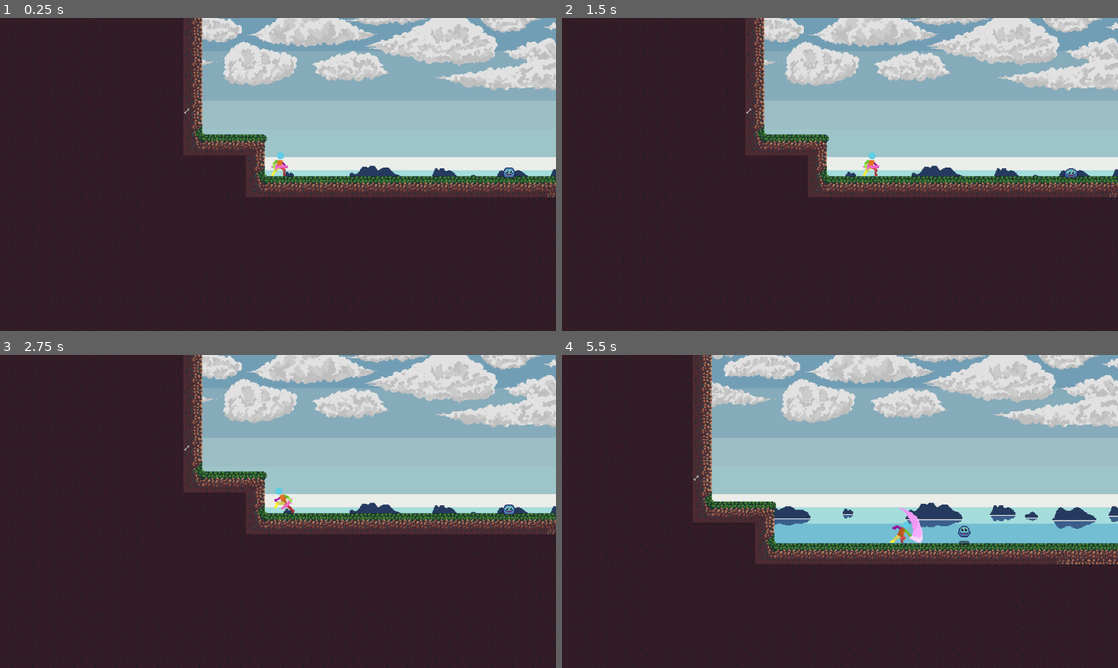
Above: before the commit, frames 1-4 (two rows, left to right).
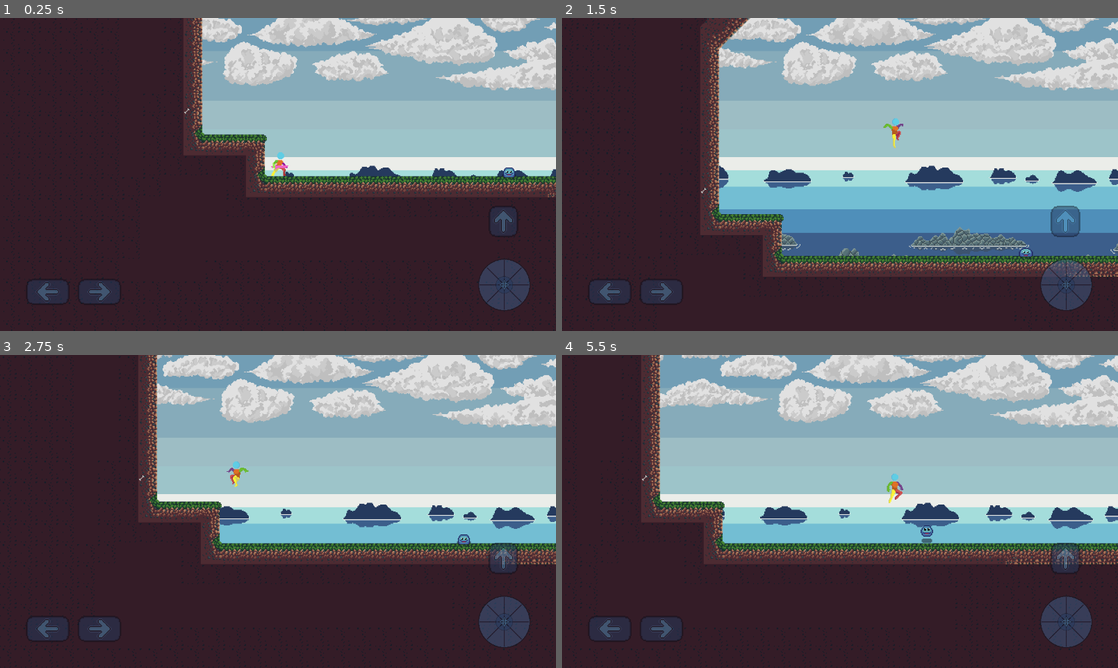
Above: after the commit, the same moments.

Repository: AngelI18/game_proyect_nexus_four
Game: Godot game, scene res://scenes/levels/test_level.tscn
The game is run twice, just before and just after one commit, with the same random seed, the same clock (stepped at 60 frames per second) and the same inputs.
Inputs (mouse positions are in pixels of both pictures, inside the frame that each line leads up to):
- Up to frame 1 (0.25 s): no input
- Up to frame 2 (1.5 s): move the mouse to (962, 158) at 0.52 s; hold Right (ui_right) 0.53-1.25 s; tap Q (attack) at 0.6 s; click (962, 158) at 0.67 s; tap Up (ui_up) at 0.77, 0.8, 1.07 s; drag from (728, 190) to (1073, 177) at 1.27 s
- Up to frame 3 (2.75 s): move the mouse to (333, 442) at 2.02 s; hold Left (ui_left) from 2.03 s (still down); tap Q (attack) at 2.1 s; click (333, 442) at 2.17 s; tap Up (ui_up) at 2.3 s
- Up to frame 4 (5.5 s): release Left (ui_left) at 2.75 s; drag from (812, 574) to (1073, 511) at 2.77 s; move the mouse to (1006, 558) at 3.52 s; hold Right (ui_right) 3.53-4.25 s; tap Up (ui_up) at 3.6, 3.77, 4.07, 5.3 s; click (1006, 558) at 3.67 s; drag from (673, 464) to (756, 433) at 4.27 s; move the mouse to (867, 511) at 5.02 s; hold Right (ui_right) from 5.03 s (still down); tap Q (attack) at 5.1 s; click (867, 511) at 5.17 s

The runs differ from the first frame. In frame 1, 2.3% of the frame differs, in the area x 5-96%, y 60-94%; in frame 2, 35%, in the area x 0-100%, y 0-100%; in frame 3, 24%; in frame 4, 18%.

Commit message:
se añade sistema hud-controles tactiles iniciales

Diff:
--- a/project.godot
+++ b/project.godot
@@ -32,6 +32,10 @@
 ]
 }
 
+[input_devices]
+
+pointing/emulate_touch_from_mouse=true
+
 [rendering]
 
 textures/canvas_textures/default_texture_filter=0
--- a/scenes/levels/test_level.tscn
+++ b/scenes/levels/test_level.tscn
@@ -1,9 +1,10 @@
-[gd_scene load_steps=7 format=3 uid="uid://dymk3gekb17o"]
+[gd_scene load_steps=8 format=3 uid="uid://dymk3gekb17o"]
 
 [ext_resource type="PackedScene" uid="uid://cxtrnhx07y64i" path="res://scenes/environment/parallax_backgrounds/sea.tscn" id="1_fr1um"]
 [ext_resource type="PackedScene" uid="uid://ccg021l8va1nb" path="res://scenes/charactes/player/player.tscn" id="1_jbqir"]
 [ext_resource type="Texture2D" uid="uid://bovpvkaxv4apr" path="res://assets/environment/tilesets/terreno-tierra-pasto.png" id="2_yautc"]
 [ext_resource type="PackedScene" uid="uid://do6i7mtwk50p1" path="res://scenes/charactes/enemies/enemy.tscn" id="4_v45ci"]
+[ext_resource type="PackedScene" uid="uid://dyh5kfftkhqjp" path="res://scenes/ui/hud.tscn" id="5_48ne7"]
 
 [sub_resource type="TileSetAtlasSource" id="TileSetAtlasSource_fr1um"]
 texture = ExtResource("2_yautc")
@@ -140,3 +141,5 @@
 
 [node name="Enemy" parent="." instance=ExtResource("4_v45ci")]
 position = Vector2(341, 67)
+
+[node name="HUD" parent="." instance=ExtResource("5_48ne7")]
--- /dev/null
+++ b/scenes/ui/hud.tscn
@@ -0,0 +1,72 @@
+[gd_scene load_steps=8 format=3 uid="uid://dyh5kfftkhqjp"]
+
+[ext_resource type="Script" uid="uid://y1tsg6rcnan1" path="res://scripts/ui/hud/hud.gd" id="1_bo48s"]
+[ext_resource type="Texture2D" uid="uid://qlv74o4poatw" path="res://assets/ui/hud/left.png" id="2_8qguk"]
+[ext_resource type="Texture2D" uid="uid://mqm603mwvxk" path="res://assets/ui/hud/right.png" id="3_136eg"]
+[ext_resource type="Texture2D" uid="uid://dt1nwm1sn7ryo" path="res://assets/ui/hud/jump.png" id="4_8qguk"]
+[ext_resource type="Script" uid="uid://crgd2moncm7s1" path="res://scripts/ui/hud/joystick_attack.gd" id="5_136eg"]
+[ext_resource type="Texture2D" uid="uid://dgbvj6x27jgfa" path="res://assets/ui/hud/joystick_base.png" id="6_gss2c"]
+[ext_resource type="Texture2D" uid="uid://c4dyonhr2u62t" path="res://assets/ui/hud/joystick.png" id="7_h022r"]
+
+[node name="HUD" type="CanvasLayer"]
+script = ExtResource("1_bo48s")
+
+[node name="Control" type="Control" parent="."]
+layout_mode = 3
+anchors_preset = 15
+anchor_right = 1.0
+anchor_bottom = 1.0
+grow_horizontal = 2
+grow_vertical = 2
+
+[node name="left" type="TouchScreenButton" parent="Control"]
+position = Vector2(63, 536)
+texture_normal = ExtResource("2_8qguk")
+action = "ui_left"
+
+[node name="right" type="TouchScreenButton" parent="Control"]
+position = Vector2(220, 529)
+texture_normal = ExtResource("3_136eg")
+action = "ui_right"
+
+[node name="jump" type="TouchScreenButton" parent="Control"]
+position = Vector2(1084, 304)
+texture_normal = ExtResource("4_8qguk")
+action = "ui_up"
+
+[node name="joystick_attack" type="Control" parent="Control" groups=["attack_joystick"]]
+layout_mode = 1
+anchors_preset = 3
+anchor_left = 1.0
+anchor_top = 1.0
+anchor_right = 1.0
+anchor_bottom = 1.0
+offset_left = -1280.0
+offset_top = -720.0
+offset_right = -1280.0
+offset_bottom = -720.0
+grow_horizontal = 0
+grow_vertical = 0
+size_flags_horizontal = 4
+script = ExtResource("5_136eg")
+
+[node name="base" type="TextureRect" parent="Control/joystick_attack"]
+layout_mode = 0
+offset_right = 120.0
+offset_bottom = 120.0
+texture = ExtResource("6_gss2c")
+stretch_mode = 3
+
+[node name="stick" type="TextureRect" parent="Control/joystick_attack"]
+layout_mode = 0
+offset_right = 40.0
+offset_bottom = 40.0
+texture = ExtResource("7_h022r")
+stretch_mode = 3
+
+[connection signal="pressed" from="Control/left" to="." method="_on_left_pressed"]
+[connection signal="released" from="Control/left" to="." method="_on_left_released"]
+[connection signal="pressed" from="Control/right" to="." method="_on_right_pressed"]
+[connection signal="released" from="Control/right" to="." method="_on_right_released"]
+[connection signal="pressed" from="Control/jump" to="." method="_on_jump_pressed"]
+[connection signal="released" from="Control/jump" to="." method="_on_jump_released"]
--- a/scripts/player/player.gd
+++ b/scripts/player/player.gd
@@ -25,6 +25,14 @@
 var attack_ip = false
 var direction = 0
 
+func _ready():
+	var joystick = get_tree().get_first_node_in_group("attack_joystick")
+	if joystick:
+		joystick.attack_triggered.connect(_on_joystick_attack_triggered)
+		print("Joystick conectado!")
+	else:
+		print("Joystick no encontrado")
+
 func _physics_process(delta: float) -> void:
 	direction = 0
 	# Gravedad
@@ -46,8 +54,7 @@
 				jump_less -= 1
 			elif jump_less == 0:
 				can_double_jump = false
-		elif Input.is_action_just_pressed("attack") and is_on_floor():
-			attack()
+
 		elif Input.is_action_pressed("ui_left"):
 			direction = -1
 		elif Input.is_action_pressed("ui_right"):
@@ -161,3 +168,12 @@
 
 func _on_invulnerability_timer_timeout() -> void:
 	is_invulnerable = false
+
+func _on_joystick_attack_triggered(direction_attack: Vector2):
+	if is_on_floor() and !attack_ip and !is_taking_damage:
+		# Aplicar flip según dirección del joystick
+		if direction_attack.x < -0.3:
+			$AnimatedSprite2D.flip_h = true  # Izquierda
+		elif direction_attack.x > 0.3:
+			$AnimatedSprite2D.flip_h = false  # Derecha
+		attack()
--- /dev/null
+++ b/scripts/ui/hud/hud.gd
@@ -0,0 +1,52 @@
+extends CanvasLayer
+
+#iniciar algunas variable para evitar uso continuo de $
+@onready var left_button = $Control/left
+@onready var right_button = $Control/right
+@onready var jump_button = $Control/jump
+@onready var joystick = $Control/joystick_attack
+
+#obtener informacion de resolucion
+@onready var viewport_size = get_viewport().get_visible_rect().size
+
+func _ready() -> void:
+	#iniciar con transparencia
+	left_button.modulate = Color(1,1,1,0.5)
+	right_button.modulate = Color(1,1,1,0.5)
+	jump_button.modulate = Color(1,1,1,0.5)
+	#iniciar posiciones de botones
+	_position_controls()
+
+#definir posicion de botones por porcentaje en pantalla para compatibilidad en distintas pantallas
+func _position_controls():
+	var screen_width = viewport_size.x
+	var screen_height = viewport_size.y
+
+	left_button.position = Vector2(screen_width * 0.047, screen_height * 0.833)
+	right_button.position = Vector2(screen_width * 0.14, screen_height * 0.833)
+	jump_button.position = Vector2(screen_width*0.879,screen_height*0.6)
+	joystick.position = Vector2(screen_width*0.86,screen_height*0.77)
+
+#quitar transparencia de left_button
+func _on_left_pressed() -> void:
+	left_button.modulate =  Color(1,1,1,1)
+
+#poner transparencia de left_button
+func _on_left_released() -> void:
+	left_button.modulate = Color(1,1,1,0.5)
+
+#quitar transparencia de right_button
+func _on_right_pressed() -> void:
+	right_button.modulate = Color(1,1,1,1)
+
+#poner transparencia de left_button
+func _on_right_released() -> void:
+	right_button.modulate = Color(1,1,1,0.5)
+
+#quitar transparencia de jump_button
+func _on_jump_pressed() -> void:
+	jump_button.modulate = Color(1,1,1,1)
+
+#poner transparencia de jump_button
+func _on_jump_released() -> void:
+	jump_button.modulate = Color(1,1,1,0.5)
--- /dev/null
+++ b/scripts/ui/hud/joystick_attack.gd
@@ -0,0 +1,99 @@
+extends Control
+
+signal attack_triggered(direction: Vector2)
+signal direction_changed(direction: Vector2)
+
+@onready var base = $base
+@onready var stick = $stick
+
+var is_pressed := false
+var center_pos := Vector2.ZERO
+var max_distance := 0 #radio de la base, en _ready() se define
+var current_direction := Vector2.ZERO
+var dead_zone :=0.15 #para la presiciond el la gente
+
+func _ready() -> void:
+	base.position = Vector2.ZERO
+	var base_texture_size = base.texture.get_size()
+	#joystick toma tamaño de la base
+	custom_minimum_size = base.size
+	size = base.size
+
+	center_pos = center_pos + (base.size/2)
+	#transparencia para stick y base
+	stick.modulate = Color(1,1,1,0.5)
+	base.modulate = Color(1,1,1,0.5)
+
+	#radio maximo que usara el stick
+	max_distance = (base.size.x/2)*0.95 #uso del 95 porciento de la base
+
+	await get_tree().process_frame
+	var tween = create_tween()
+	tween.tween_property(stick, "position", center_pos - (stick.size / 2), 0.0)
+
+func _input(event):
+	if event is InputEventScreenTouch:
+		if event.pressed and _is_point_inside(event.position):
+			_on_touch_start(event.position)
+		elif !event.pressed and is_pressed:
+			_on_touch_end()
+
+	if event is InputEventScreenDrag and is_pressed:
+		_on_touch_drag(event.position)
+
+func _on_touch_start(touch_pos : Vector2):
+	is_pressed = true
+	stick.modulate = Color(1,1,1,1)
+	base.modulate = Color(1,1,1,1)
+	_update_stick_position(touch_pos)
+
+func _on_touch_drag(touch_pos: Vector2):
+	_update_stick_position(touch_pos)
+
+func _on_touch_end():
+	is_pressed = false
+
+	if current_direction.length() > dead_zone:
+		emit_signal("attack_triggered", current_direction)
+
+	var tween = create_tween()
+	tween.set_parallel(true)
+	tween.tween_property(stick, "position",center_pos-(stick.size/2),0.15).set_trans(Tween.TRANS_BACK)
+	tween.tween_property(stick, "modulate", Color(1, 1, 1, 0.5), 0.15)
+	tween.tween_property(base, "modulate", Color(1, 1, 1, 0.5), 0.15)
+
+	current_direction = Vector2.ZERO
+	emit_signal("direction_changed",Vector2.ZERO)
+
+func _update_stick_position(touch_pos: Vector2):
+
+	var local_touch = touch_pos - global_position
+
+	var offset = local_touch - center_pos
+	var distance = offset.length()
+
+	if distance > max_distance:
+		offset = offset.normalized()
+		distance = max_distance
+
+	stick.position = center_pos + offset - (stick.size/2)
+
+	var normalized_distance = distance / max_distance
+
+	if normalized_distance > dead_zone:
+		current_direction = offset.normalized()
+		emit_signal("direction_changed", Vector2.ZERO)
+
+func _is_point_inside(point: Vector2) -> bool:
+	var rect = Rect2(global_position, size)
+	return rect.has_point(point)
+
+func get_direction() -> Vector2:
+	return current_direction
+
+func get_flip_direction() -> int:
+	if current_direction.x < -0.3:
+		return -1
+	elif current_direction.x > 0.3:
+		return 1
+	return 0
Binary file added: assets/ui/hud/jump.png
Not shown, added: assets/ui/hud/jump.png.import
Not shown, added: scripts/ui/hud/hud.gd.uid
Not shown, added: scripts/ui/hud/joystick_attack.gd.uid
